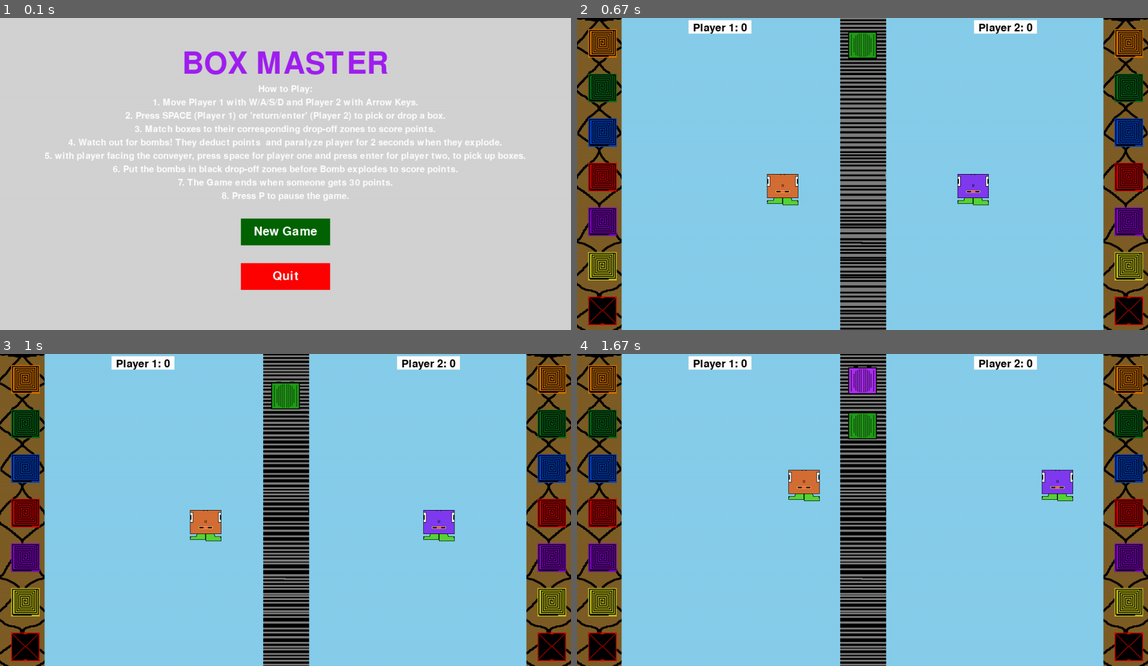
Above: before the commit, frames 1-4 (two rows, left to right).
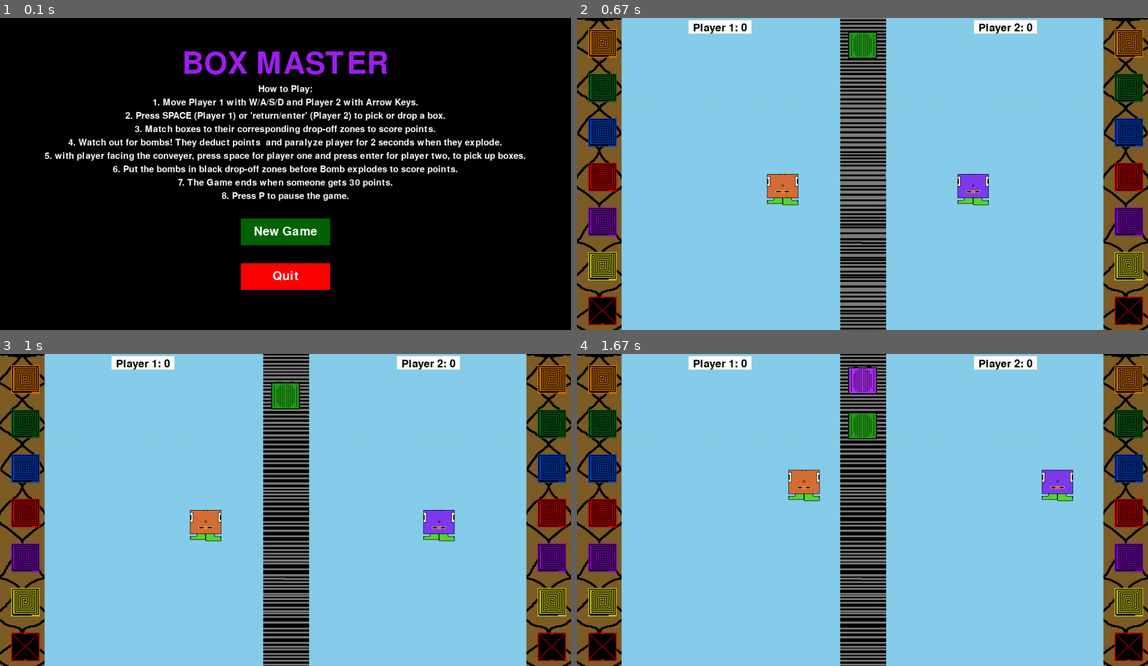
Above: after the commit, the same moments.

Repository: michlima/pygame-project
Game: pygame game, started from main.py
Two runs of this game, one before a commit and one after it. Both use one fixed random seed, a clock stepped at 60 frames per second and the inputs below.
Inputs (mouse positions are in pixels of both pictures, inside the frame that each line leads up to):
- Up to frame 1 (0.1 s): no input
- Up to frame 2 (0.67 s): click "New Game" at 0.38 s
- Up to frame 3 (1 s): hold Right from 0.67 s (still down); move the mouse to (262, 522) at 0.7 s
- Up to frame 4 (1.67 s): release Right at 1.13 s; hold Up 1.17-1.47 s; hold W 1.17-1.47 s; hold Right from 1.5 s (still down); hold D from 1.5 s (still down)

The runs differ from the first frame. In frame 1, 95% of the frame differs, in the area x 0-100%, y 0-100%; in frame 2, nothing differs; in frame 3, nothing differs; in frame 4, nothing differs.

Commit message:
new background color

Diff:
--- a/main.py
+++ b/main.py
@@ -123,7 +123,7 @@
 
 
     while inMainMenu: #main menu shows until player click to start or quit game
-        screen.fill("lightgray") #the background color of main menu
+        screen.fill("black") #the background color of main menu
         # To make a smaller title
         title_text = all_text(None, 100, "BOX MASTER", True, "purple")  # Reduced font size from 150 to 100
         screen.blit(title_text, ((screen.get_width() - title_text.get_width()) / 2, 70))  # Move title up slightly
